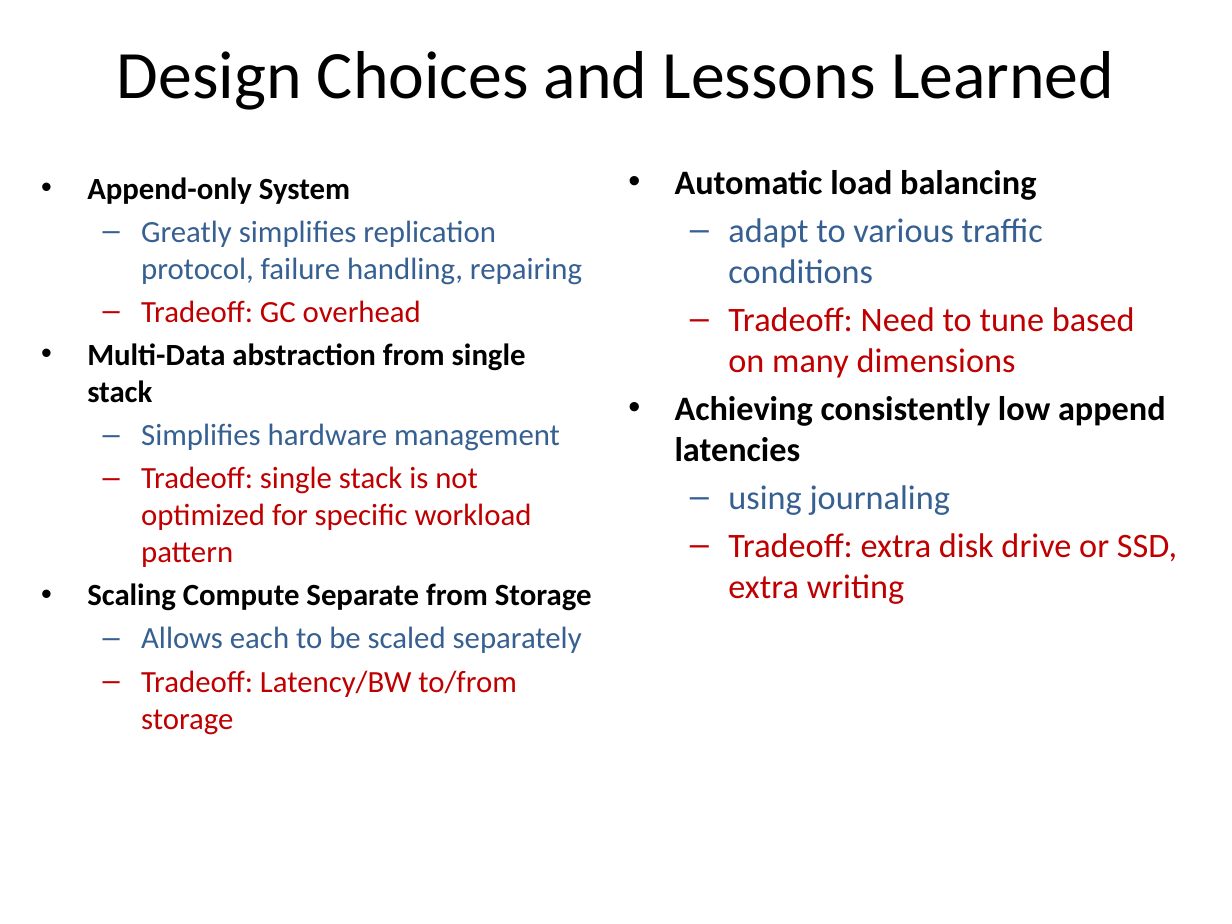
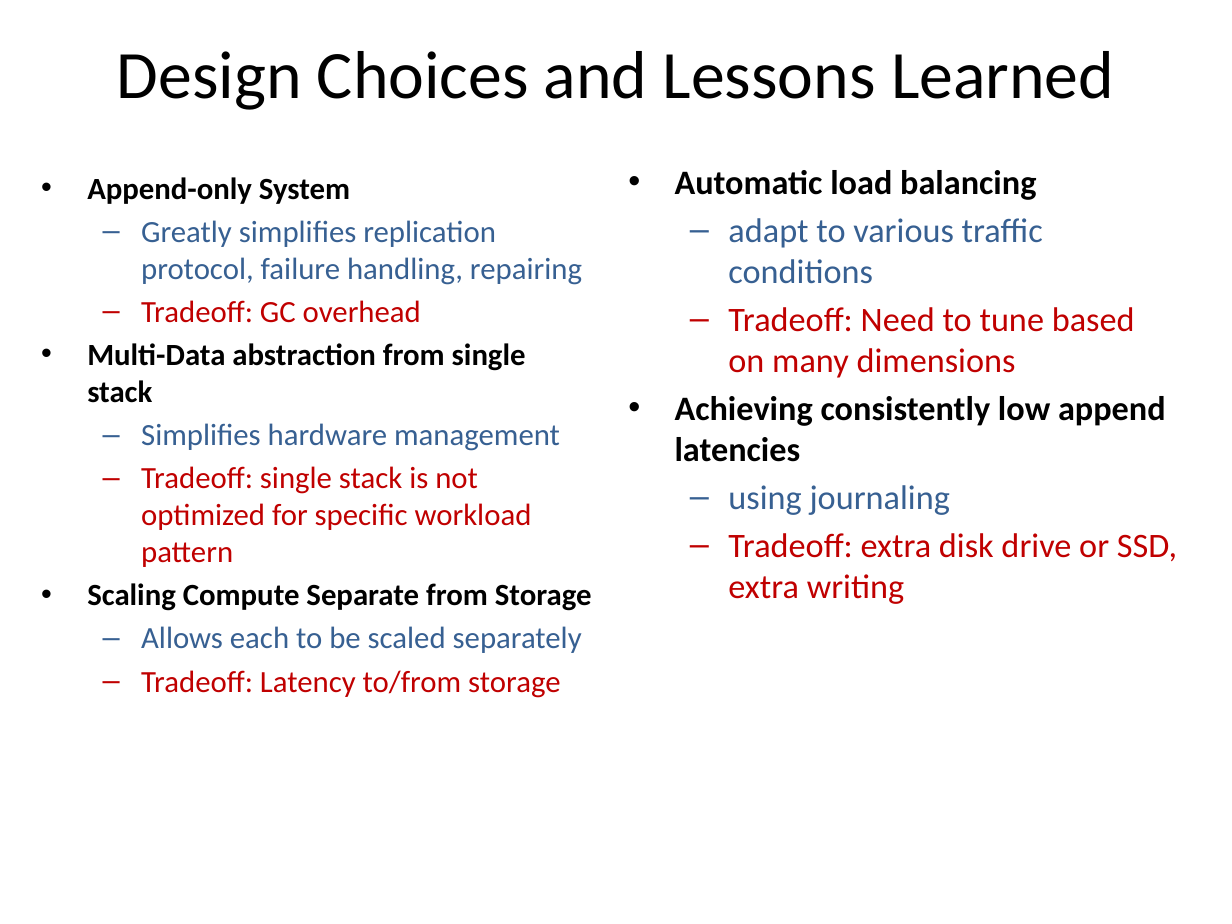
Before and after one commit to pnquanganh/distributed-storage-system, a slide deck: slide 5 of Paper Presentation/Presentation_part3.pptx. Drawn at 1232x924 pixels with LibreOffice and Linux fonts; fonts in the diff are those of the drawing. Boxes give left, top, right and bottom in pixels: in the first picture for what was removed or moved away, otherwise in the second. Text is boxed around its words. In the diff, an @@ line names an element or a change of style, - is before the commit and + after.

```diff
--- a/Paper Presentation/Presentation_part3.pptx
+++ b/Paper Presentation/Presentation_part3.pptx
@@ text at [141,670,560,698]: text changed @@
-  – Tradeoff: Latency/BW to/from storage
+  – Tradeoff: Latency to/from storage
```
